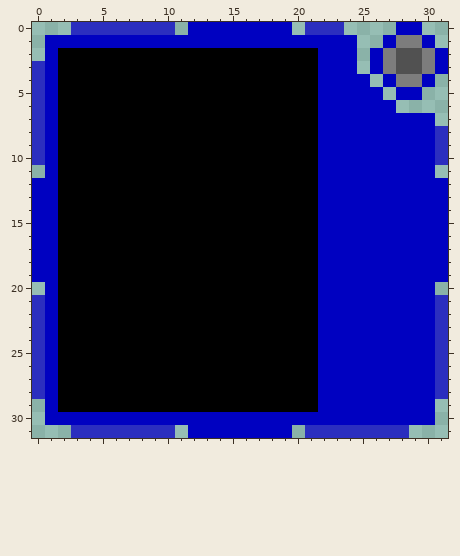
Two versions of one pixel-art sprite, Icons/Missing Sequence.png. This is how it looked before the edit.
The file is 32x32 pixels.
The same view after the edit:
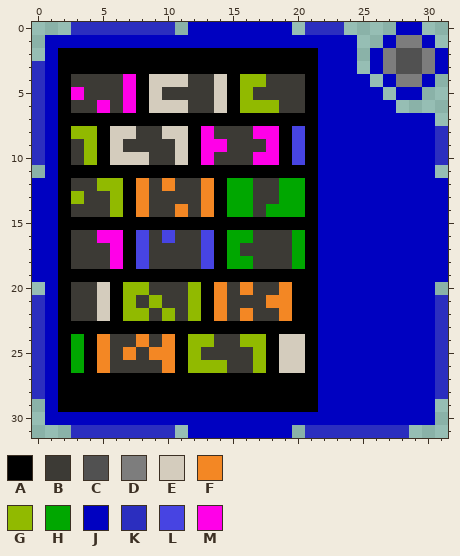
Palette (. is transparent): A #000000  B #3c3a35  C #515151  D #7d7d7d  E #d4ccbd  F #f38724  G #91ba00  H #00a700  J #0001c1  K #2b2ebf  L #4744e2  M #ff00e8
The edit:
Colour A becomes colour B in row 4 at x 3 to 6, 12 to 13 and 18 to 20; in row 5 at x 4 to 6, 10 to 13 and 17 to 20; in row 6 at x 3 to 4, 6, 12 to 13 and 19 to 20; in row 8 at x 8 to 9 and 14 to 16; in row 9 at x 3, 7 to 10 and 15 to 17; in row 10 at x 3, 9 to 10 and 14 to 16.
Colour A becomes colour B in row 12 at x 3 to 4, 9, 11 to 12 and 17 to 18; in row 13 at x 4 to 5, 9 to 12 and 17 to 18; in row 14 at x 3 to 5, 9 to 10, 12 and 17; in row 16 at x 3 to 4, 9, 11 to 12 and 17 to 19; in row 17 at x 3 to 5, 9 to 12 and 16 to 19; in row 18 at x 3 to 5, 9 to 12 and 17 to 19.
Colour A becomes colour B in row 20 at x 3 to 4, 9 to 11, 15 and 17 to 18; in row 21 at x 3 to 4, 8, 10 to 11 and 15 to 17; in row 22 at x 3 to 4, 9, 11, 15 and 17 to 18; in row 24 at x 6 to 7, 9 and 14 to 15; in row 25 at x 6, 8 and 13 to 16; in row 26 at x 6 to 9 and 15 to 16.
Colour A becomes colour E in row 4 at x 9 to 11 and 14; in row 5 at x 9 and 14; in row 6 at x 9 to 11 and 14; in row 8 at x 6 to 7 and 10 to 11; in row 9 at x 6 and 11; in row 10 at x 6 to 8 and 11.
Colour A becomes colour E in rows 20 to 22 at x 5; in rows 24 to 26 at x 19 to 20.
Colour A becomes colour F in row 12 at x 8, 10 and 13; in row 13 at x 8 and 13; in row 14 at x 8, 11 and 13; in row 20 at x 14, 16 and 19; in row 21 at x 14 and 18 to 19; in row 22 at x 14, 16 and 19.
Colour A becomes colour F in row 24 at x 5, 8 and 10; in row 25 at x 5, 7 and 9 to 10; in row 26 at x 5 and 10.
Colour A becomes colour G in row 4 at x 16 to 17; in row 5 at x 16; in row 6 at x 16 to 18; in row 8 at x 3 to 4; in rows 9 to 10 at x 4; in row 12 at x 5 to 6.
Colour A becomes colour G in row 13 at x 3 and 6; in row 14 at x 6; in row 20 at x 7 to 8 and 12; in row 21 at x 7, 9 and 12; in row 22 at x 7 to 8, 10 and 12; in row 24 at x 12 to 13 and 16 to 17.
Colour A becomes colour G in row 25 at x 12 and 17; in row 26 at x 12 to 14 and 17.
Colour A becomes colour H in rows 12 to 13 at x 15 to 16 and 19 to 20; in row 14 at x 15 to 16 and 18 to 20; in row 16 at x 15 to 16 and 20; in row 17 at x 15 and 20; in row 18 at x 15 to 16 and 20; in rows 24 to 26 at x 3.
Colour A becomes colour L in rows 8 to 10 at x 20; in row 16 at x 8, 10 and 13; in rows 17 to 18 at x 8 and 13.
Colour A becomes colour M in row 4 at x 7; in row 5 at x 3 and 7; in row 6 at x 5 and 7; in row 8 at x 13 and 17 to 18; in row 9 at x 13 to 14 and 18; in row 10 at x 13 and 17 to 18.
Colour A becomes colour M in row 16 at x 5 to 6; in rows 17 to 18 at x 6.
Pixel boxes of the changes (left, top, right, bottom) in both pictures:
changed: (71, 74, 305, 373)
